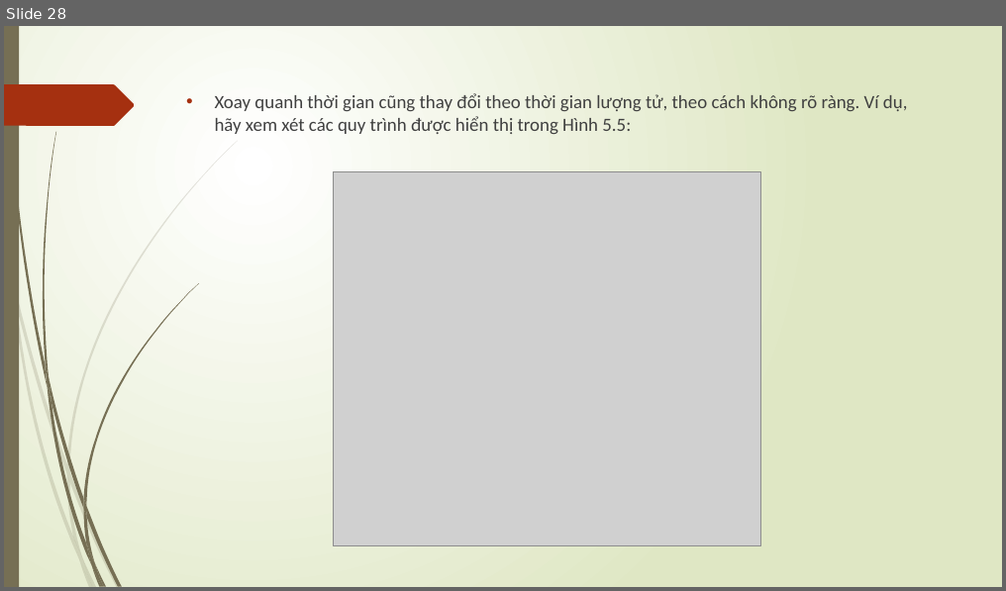
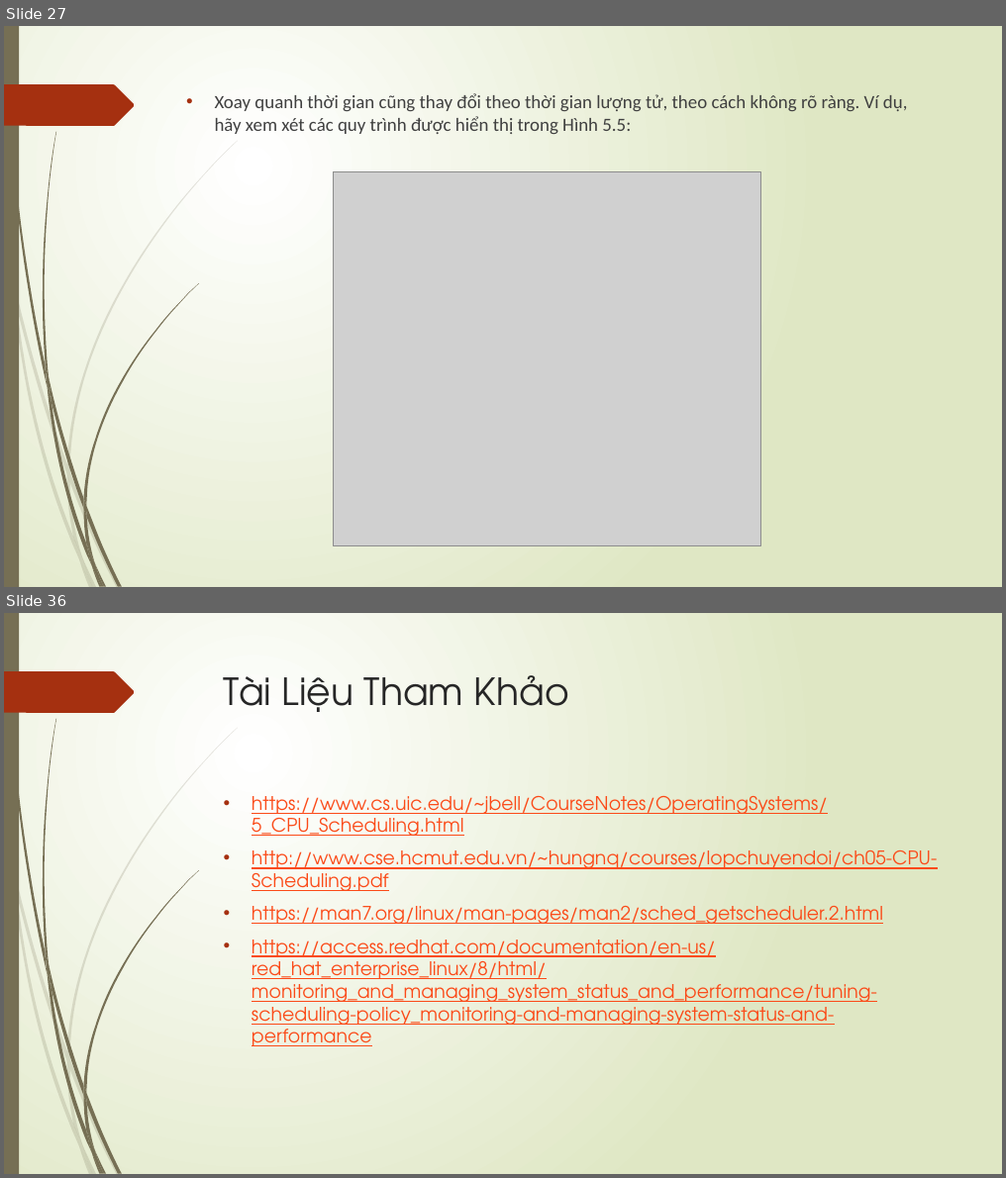
Before and after one commit to darkmagician148/operating_system, a slide deck: Scheduling-linux.pptx. Shown one above the other, each under a label of ours: slide 28 before the commit, slides 27 and 36 after it; the slides between them are not shown. The pictures are 1006x591 and 1006x1178 pixels, drawn with LibreOffice and Linux fonts; fonts in the diff are those of the drawing; grey boxes stand for pictures. Boxes give left, top, right and bottom in pixels: in the first picture for what was removed or moved away, otherwise in the second. Text is boxed around its words. In the diff, an @@ line names an element or a change of style, - is before the commit and + after.

```diff
--- a/Scheduling-linux.pptx
+++ b/Scheduling-linux.pptx
@@ slide 36 added at box(4, 613, 1002, 1174), background gradient #FFFFFF to #DFE8C4; not listed: 24 template elements that a slide beside it also shows @@
@@ title added at box(224, 675, 569, 712), 36 pt, text #262626 @@
+Tài Liệu Tham Khảo
@@ text added at box(252, 796, 937, 1047), 18 pt, text #FB4A18, underline @@
+• https://www.cs.uic.edu/~jbell/CourseNotes/OperatingSystems/5_CPU_Scheduling.html
+• http://www.cse.hcmut.edu.vn/~hungnq/courses/lopchuyendoi/ch05-CPU-Scheduling.pdf
+• https://man7.org/linux/man-pages/man2/sched_getscheduler.2.html
+• https://access.redhat.com/documentation/en-us/red_hat_enterprise_linux/8/html/monitoring_and_managing_system_status_and_performance/tuning-scheduling-policy_monitoring-and-managing-system-status-and-performance
@@ what was slide 28 is now slide 27 @@
```
Also in this commit, not shown: 8 slides changed, 8 other slides added, 3 slides removed.
